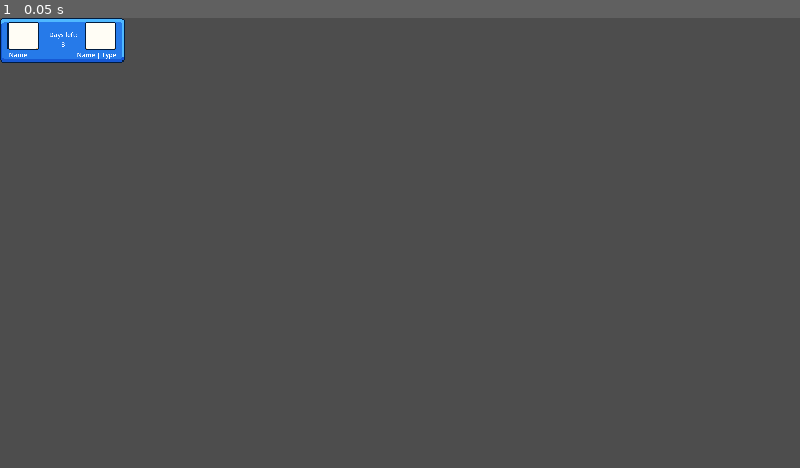
Above: before the commit, frame 1.
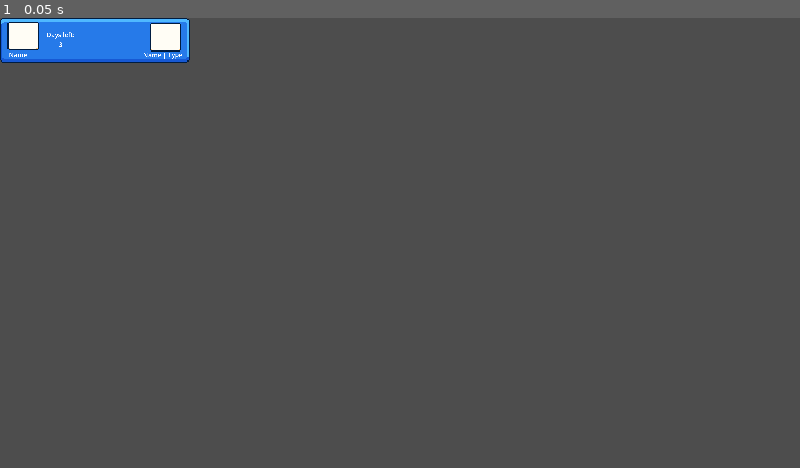
Above: after the commit, the same moment.

Repository: cmclaudet/Hot-Spring-Game
Game: Godot game, scene res://Scenes/guest_in_room_panel.tscn
Two runs of this game, one before a commit and one after it. Both use one fixed random seed, a clock stepped at 60 frames per second and the inputs below. This scene is started directly instead of the project's main scene.
Inputs:
- Up to frame 1 (0.05 s): no input

The runs differ from the first frame. In frame 1, 1.1% of the frame differs, in the area x 5-24%, y 0-10%.

Commit message:
Add all beds to guest ui panels for existing guests

Diff:
--- a/Scenes/guest_in_room_panel.tscn
+++ b/Scenes/guest_in_room_panel.tscn
@@ -6,9 +6,9 @@
 [ext_resource type="PackedScene" uid="uid://be460ouuofqw7" path="res://Scenes/Matching/room_panel_bed.tscn" id="3_4y7s7"]
 [ext_resource type="Theme" uid="uid://doih5qg77psq6" path="res://Themes/ui_text_basic.tres" id="4_m4ms1"]
 
-[node name="GuestInRoomPanel" type="VBoxContainer" node_paths=PackedStringArray("guest_name", "guest_picture", "days_remaining_label", "room_name", "room_picture")]
+[node name="GuestInRoomPanel" type="VBoxContainer" node_paths=PackedStringArray("guest_name", "guest_picture", "days_remaining_label", "room_name", "bed_container")]
 custom_minimum_size = Vector2(2.08165e-12, 36)
-offset_right = 100.0
+offset_right = 152.0
 offset_bottom = 36.0
 size_flags_horizontal = 3
 mouse_filter = 2
@@ -17,7 +17,7 @@
 guest_picture = NodePath("NinePatchRect/Guest/GuestPic")
 days_remaining_label = NodePath("NinePatchRect/DaysRemainingLabel")
 room_name = NodePath("NinePatchRect/Room/NameLabel")
-room_picture = NodePath("NinePatchRect/Room/RoomPic")
+bed_container = NodePath("NinePatchRect/Room/HBoxContainer")
 
 [node name="NinePatchRect" type="NinePatchRect" parent="."]
 custom_minimum_size = Vector2(2.08165e-12, 36)
@@ -80,14 +80,12 @@
 
 [node name="DaysRemainingLabel" type="Label" parent="NinePatchRect"]
 layout_mode = 1
-anchors_preset = 8
-anchor_left = 0.5
+anchors_preset = -1
 anchor_top = 0.5
-anchor_right = 0.5
 anchor_bottom = 0.5
-offset_left = -15.0
+offset_left = 33.0
 offset_top = -14.0
-offset_right = 109.0
+offset_right = 157.0
 offset_bottom = 94.0
 grow_horizontal = 2
 grow_vertical = 2
@@ -98,54 +96,53 @@
 horizontal_alignment = 1
 vertical_alignment = 1
 
-[node name="Room" parent="NinePatchRect" instance=ExtResource("3_4y7s7")]
+[node name="Room" type="Control" parent="NinePatchRect"]
+custom_minimum_size = Vector2(25, 23)
 layout_mode = 1
 anchors_preset = 6
 anchor_left = 1.0
 anchor_top = 0.5
 anchor_right = 1.0
 anchor_bottom = 0.5
-offset_left = -32.0
+offset_left = -81.0
 offset_top = -15.0
-offset_right = -7.0
-offset_bottom = 8.0
+offset_right = -3.0
+offset_bottom = 15.0
 grow_horizontal = 0
 grow_vertical = 2
-script = null
-
-[node name="RoomPic" type="TextureRect" parent="NinePatchRect/Room"]
-layout_mode = 1
-anchors_preset = 7
-anchor_left = 0.5
-anchor_top = 1.0
-anchor_right = 0.5
-anchor_bottom = 1.0
-offset_left = -12.5
-offset_top = -22.0
-offset_right = 11.5
-offset_bottom = -1.0
-grow_horizontal = 2
-grow_vertical = 0
-expand_mode = 2
-stretch_mode = 4
 
 [node name="NameLabel" type="Label" parent="NinePatchRect/Room"]
 layout_mode = 1
 anchors_preset = -1
-anchor_left = 1.0
-anchor_top = 0.957
-anchor_right = 1.0
-anchor_bottom = 0.957
-offset_left = -65.0
-offset_top = 0.989
-offset_right = 195.0
-offset_bottom = 30.989
+anchor_left = 1.038
+anchor_top = 1.0
+anchor_right = 1.038
+anchor_bottom = 1.0
+offset_left = -70.964
+offset_top = -7.0
+offset_right = 189.036
+offset_bottom = 23.0
 grow_vertical = 2
 scale = Vector2(0.25, 0.25)
 theme = ExtResource("4_m4ms1")
 text = "Name | Type"
 horizontal_alignment = 2
 
+[node name="HBoxContainer" type="HBoxContainer" parent="NinePatchRect/Room"]
+layout_mode = 2
+anchor_left = 1.038
+anchor_top = 0.5
+anchor_right = 1.038
+anchor_bottom = 0.5
+offset_left = -93.964
+offset_top = -14.0
+offset_right = -5.96401
+offset_bottom = 9.0
+alignment = 2
+
+[node name="Bed" parent="NinePatchRect/Room/HBoxContainer" instance=ExtResource("3_4y7s7")]
+layout_mode = 2
+
 [connection signal="gui_input" from="NinePatchRect" to="NinePatchRect" method="_on_gui_input"]
 [connection signal="mouse_entered" from="NinePatchRect" to="NinePatchRect" method="_on_mouse_entered"]
 [connection signal="mouse_exited" from="NinePatchRect" to="NinePatchRect" method="_on_mouse_exited"]
--- a/Scripts/guest_in_room_panel.gd
+++ b/Scripts/guest_in_room_panel.gd
@@ -1,10 +1,12 @@
 class_name GuestInRoomPanel extends VBoxContainer
+
+var room_panel_bed_scene = preload("res://Scenes/Matching/room_panel_bed.tscn")
 
 @export var guest_name : Label
 @export var guest_picture : TextureRect
 @export var days_remaining_label : Label
 @export var room_name : Label
-@export var room_picture : TextureRect
+@export var bed_container : HBoxContainer
 
 func init(guest_state : GuestState):
 	set_guest(guest_state.guest)
@@ -17,7 +19,13 @@
 
 func set_room(room : Room):
 	room_name.text = room.get_room_name()
-	room_picture.texture = room.beds[0].icon
+	for child in bed_container.get_children():
+		child.queue_free()
+
+	for bed : Bed in room.beds:
+		var bed_instance = room_panel_bed_scene.instantiate()
+		bed_container.add_child(bed_instance)
+		bed_instance.init(bed)
 
 func set_days_remaining(guest_state : GuestState):
 	var days_remaining = guest_state.guest.stay_duration - guest_state.days_stayed
